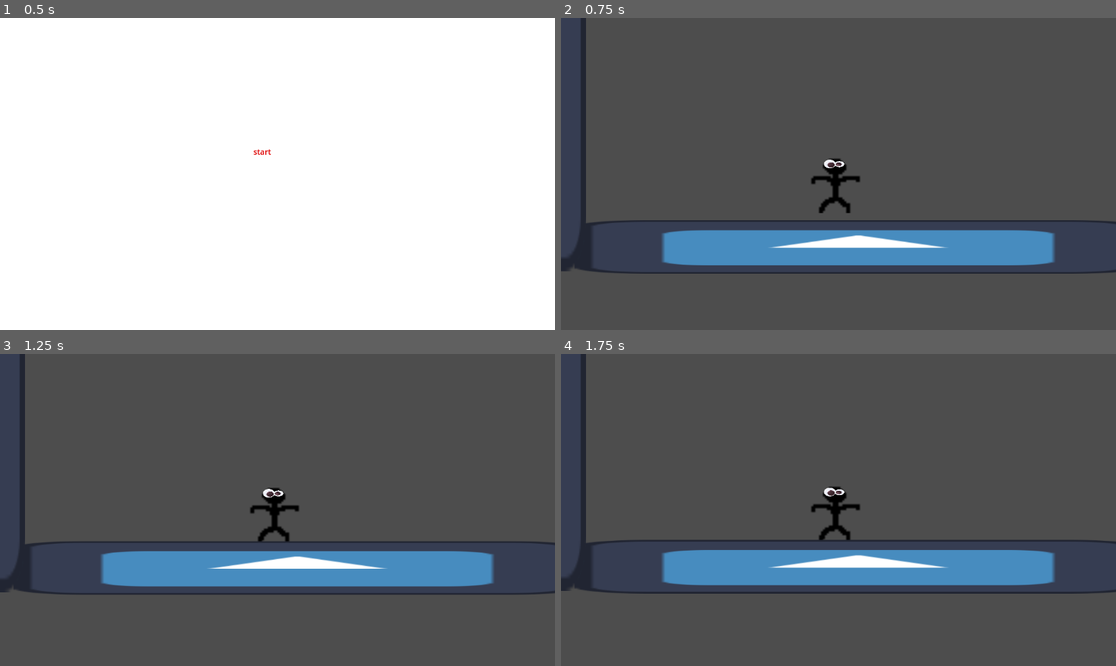
Above: before the commit, frames 1-4 (two rows, left to right).
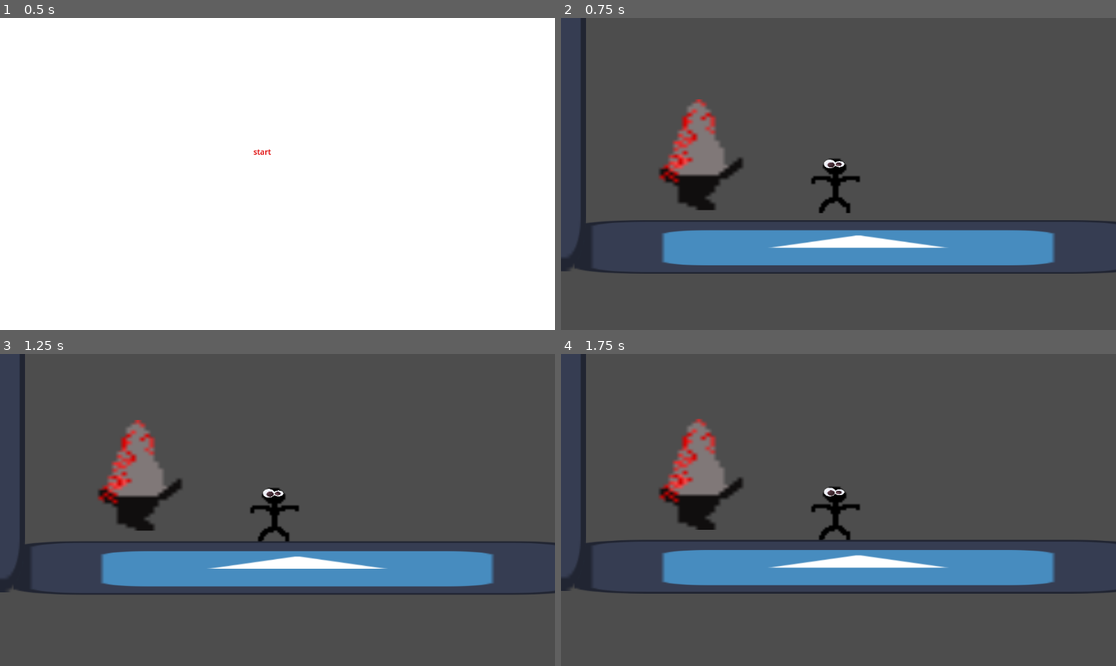
Above: after the commit, the same moments.

Repository: loganfraser12/gamedesignpit
Game: Godot game, scene res://menus/player.tscn
Two runs of this game, one before a commit and one after it. Both use one fixed random seed, a clock stepped at 60 frames per second and the inputs below. The engine's default icon, where the game draws it, is replaced by a stand-in: a white triangle on a blue panel in a dark square.
Inputs:
- Up to frame 1 (0.5 s): no input
- Up to frame 2 (0.75 s): click "start" at 0.5 s
- Up to frame 3 (1.25 s): no input
- Up to frame 4 (1.75 s): no input

Frame 1 is identical in both runs. In frame 2, 2.7% of the frame differs, in the area x 17-33%, y 26-62%; in frame 3, 2.7%; in frame 4, 2.7%, in the area x 17-33%, y 20-57%.

Commit message:
made a knife png

Diff:
--- a/Gamedesignpit/game.tscn
+++ b/Gamedesignpit/game.tscn
@@ -1,7 +1,8 @@
-[gd_scene load_steps=3 format=3 uid="uid://b8cnftm3fg5pq"]
+[gd_scene load_steps=4 format=3 uid="uid://b8cnftm3fg5pq"]
 
 [ext_resource type="PackedScene" uid="uid://h1pw8a5j8b5i" path="res://player.tscn" id="1_uq4hg"]
 [ext_resource type="PackedScene" uid="uid://0u1ji3oc6nia" path="res://platforms.tscn" id="2_33rlb"]
+[ext_resource type="Texture2D" uid="uid://ccoiauo76age0" path="res://Assets/knife.png" id="3_emlui"]
 
 [node name="game" type="Node2D"]
 position = Vector2(0, 1)
@@ -20,3 +21,8 @@
 [node name="StaticBody2D3" parent="." instance=ExtResource("2_33rlb")]
 position = Vector2(772, -9)
 scale = Vector2(-0.538753, 1.46265)
+
+[node name="Knife" type="Sprite2D" parent="."]
+position = Vector2(-304, -29)
+scale = Vector2(9.5, 7.1875)
+texture = ExtResource("3_emlui")
Binary file added: Gamedesignpit/Assets/knife.png
Not shown, added: Gamedesignpit/Assets/knife.png.import
Not shown, added: Gamedesignpit/Assets/New Piskel-20240806-113630.piskel
